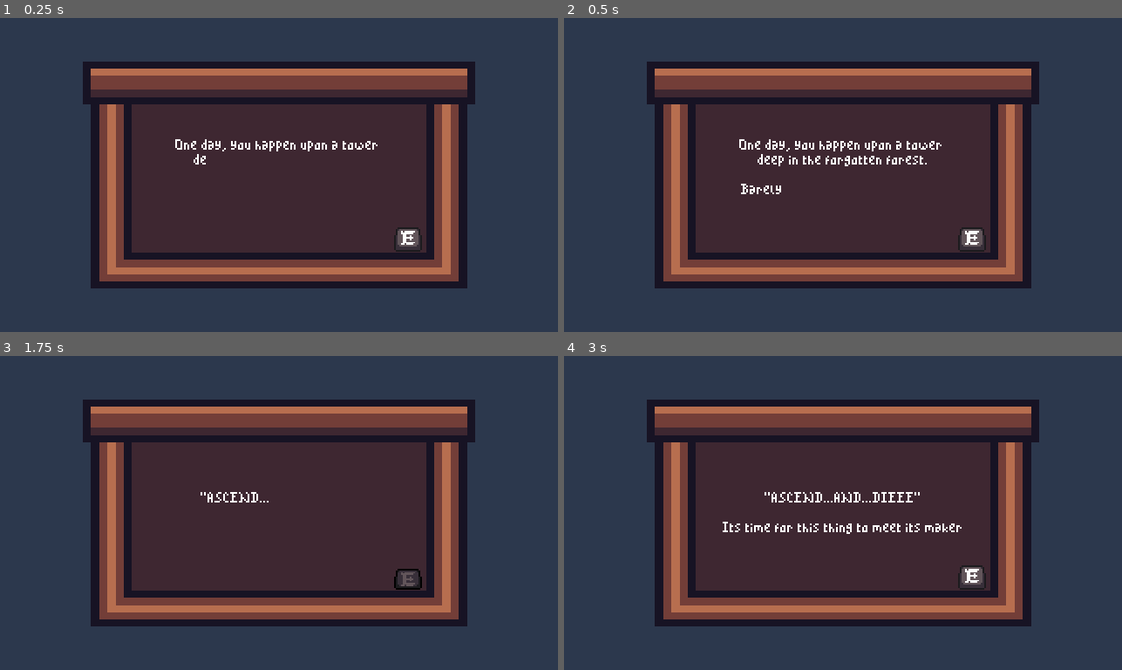
Above: before the commit, frames 1-4 (two rows, left to right).
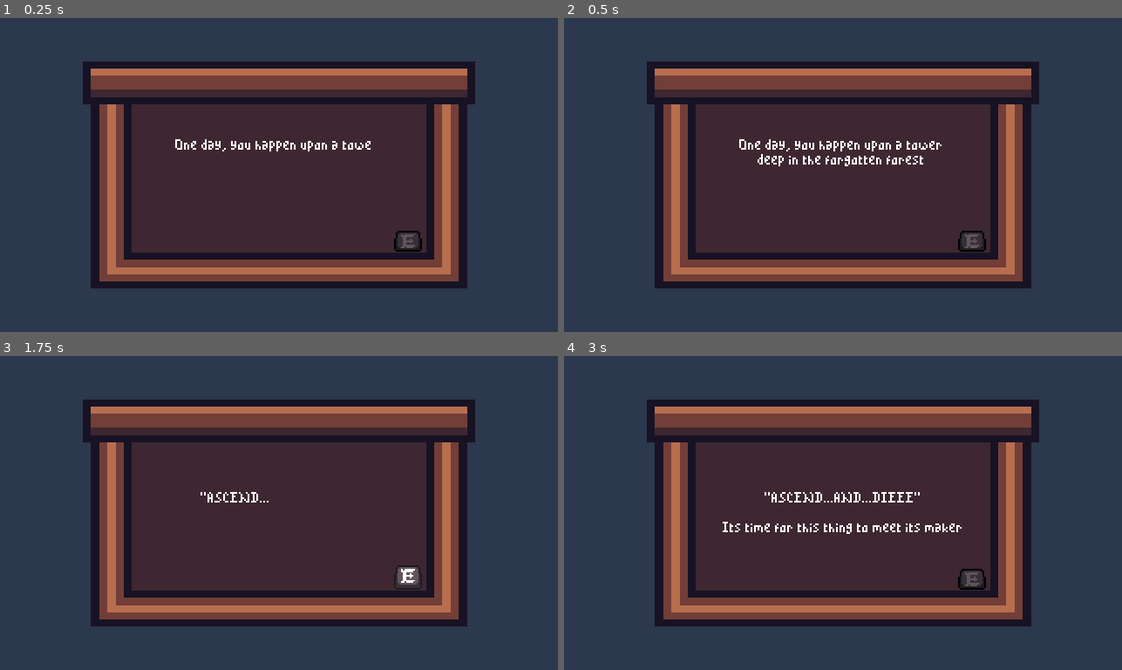
Above: after the commit, the same moments.

Repository: HoustonBass/godot-wild-jam-46
Game: Godot game, scene res://Scenes/UI/Intro.tscn
Two runs of this game, one before a commit and one after it. Both use one fixed random seed, a clock stepped at 60 frames per second and the inputs below.
Inputs (mouse positions are in pixels of both pictures, inside the frame that each line leads up to):
- Up to frame 1 (0.25 s): no input
- Up to frame 2 (0.5 s): no input
- Up to frame 3 (1.75 s): tap Enter (ui_accept) at 0.5, 0.77, 1.52 s; move the mouse to (401, 497) at 0.52 s; hold Right (ui_right) 0.53-1.28 s; move the mouse to (167, 528) at 1.27 s; hold Down (ui_down) from 1.28 s (still down)
- Up to frame 4 (3 s): move the mouse to (898, 443) at 2.02 s; release Down (ui_down) at 2.03 s; hold Right (ui_right) 2.03-2.78 s; move the mouse to (815, 575) at 2.77 s; hold Up (ui_up) from 2.78 s (still down)

The runs differ from the first frame. In frame 1, 0.4% of the frame differs, in the area x 34-76%, y 39-75%; in frame 2, 0.4%, in the area x 31-76%, y 46-75%; in frame 3, 0.3%; in frame 4, 0.3%.

Commit message:
adding music assets

Diff:
--- a/godot/Resources/Tiles/Decorations_large_tiles.tres
+++ b/godot/Resources/Tiles/Decorations_large_tiles.tres
@@ -1,6 +1,4 @@
-[gd_resource type="TileSet" load_steps=11 format=2]
-
-[ext_resource path="res://Assets/Tilesets/16x16 dungeon.png" type="Texture" id=1]
+[gd_resource type="TileSet" load_steps=10 format=2]
 
 [sub_resource type="ConvexPolygonShape2D" id=1]
 points = PoolVector2Array( 16, 24, 0, 24, 0, 0, 16, 0 )
@@ -31,7 +29,6 @@
 
 [resource]
 0/name = "16x16 dungeon ii wall reconfig v04 spritesheet.png 0"
-0/texture = ExtResource( 1 )
 0/tex_offset = Vector2( 0, 0 )
 0/modulate = Color( 1, 1, 1, 1 )
 0/region = Rect2( 160, 128, 48, 32 )
@@ -71,7 +68,6 @@
 } ]
 0/z_index = 0
 1/name = "16x16 dungeon ii wall reconfig v04 spritesheet.png 1"
-1/texture = ExtResource( 1 )
 1/tex_offset = Vector2( 0, 0 )
 1/modulate = Color( 1, 1, 1, 1 )
 1/region = Rect2( 208, 128, 48, 32 )
@@ -111,7 +107,6 @@
 } ]
 1/z_index = 0
 2/name = "16x16 dungeon ii wall reconfig v04 spritesheet.png 2"
-2/texture = ExtResource( 1 )
 2/tex_offset = Vector2( 0, 0 )
 2/modulate = Color( 1, 1, 1, 1 )
 2/region = Rect2( 208, 160, 48, 32 )
@@ -151,7 +146,6 @@
 } ]
 2/z_index = 0
 3/name = "16x16 dungeon ii wall reconfig v04 spritesheet.png 3"
-3/texture = ExtResource( 1 )
 3/tex_offset = Vector2( 0, 0 )
 3/modulate = Color( 1, 1, 1, 1 )
 3/region = Rect2( 208, 96, 16, 32 )
--- a/godot/Resources/Tiles/Decorations_small_tiles.tres
+++ b/godot/Resources/Tiles/Decorations_small_tiles.tres
@@ -1,6 +1,4 @@
-[gd_resource type="TileSet" load_steps=6 format=2]
-
-[ext_resource path="res://Assets/Tilesets/16x16 dungeon.png" type="Texture" id=1]
+[gd_resource type="TileSet" load_steps=5 format=2]
 
 [sub_resource type="ConvexPolygonShape2D" id=3]
 points = PoolVector2Array( 16, 16, 0, 16, 0, 0, 16, 0 )
@@ -16,7 +14,6 @@
 
 [resource]
 2/name = "16x16 dungeon ii wall reconfig v04 spritesheet.png 2"
-2/texture = ExtResource( 1 )
 2/tex_offset = Vector2( 0, 0 )
 2/modulate = Color( 1, 1, 1, 1 )
 2/region = Rect2( 176, 96, 32, 16 )
@@ -50,7 +47,6 @@
 } ]
 2/z_index = 0
 4/name = "Dark Pillar"
-4/texture = ExtResource( 1 )
 4/tex_offset = Vector2( 0, 0 )
 4/modulate = Color( 1, 1, 1, 1 )
 4/region = Rect2( 208, 64, 16, 32 )
@@ -71,7 +67,6 @@
 } ]
 4/z_index = 0
 5/name = "Pillar"
-5/texture = ExtResource( 1 )
 5/tex_offset = Vector2( 0, -32 )
 5/modulate = Color( 1, 1, 1, 1 )
 5/region = Rect2( 224, 64, 16, 48 )
@@ -92,7 +87,6 @@
 } ]
 5/z_index = 0
 6/name = "16x16 dungeon ii wall reconfig v04 spritesheet.png 6"
-6/texture = ExtResource( 1 )
 6/tex_offset = Vector2( 0, -16 )
 6/modulate = Color( 1, 1, 1, 1 )
 6/region = Rect2( 160, 160, 32, 32 )
@@ -106,7 +100,6 @@
 6/shapes = [  ]
 6/z_index = 0
 7/name = "Flags"
-7/texture = ExtResource( 1 )
 7/tex_offset = Vector2( 0, -16 )
 7/modulate = Color( 1, 1, 1, 1 )
 7/region = Rect2( 240, 64, 16, 64 )
--- a/godot/Resources/Tiles/Floor_tiles.tres
+++ b/godot/Resources/Tiles/Floor_tiles.tres
@@ -1,6 +1,4 @@
-[gd_resource type="TileSet" load_steps=11 format=2]
-
-[ext_resource path="res://Assets/Tilesets/16x16 dungeon.png" type="Texture" id=1]
+[gd_resource type="TileSet" load_steps=10 format=2]
 
 [sub_resource type="NavigationPolygon" id=10]
 vertices = PoolVector2Array( 0, 0, 16, 0, 32, 0, 32, 16, 32, 32, 16, 32, 0, 32, 0, 16 )
@@ -40,7 +38,6 @@
 
 [resource]
 4/name = "Floor Tiles"
-4/texture = ExtResource( 1 )
 4/tex_offset = Vector2( 0, 0 )
 4/modulate = Color( 1, 1, 1, 1 )
 4/region = Rect2( 0, 128, 32, 32 )
@@ -63,7 +60,6 @@
 4/shapes = [  ]
 4/z_index = 0
 9/name = "Stairs"
-9/texture = ExtResource( 1 )
 9/tex_offset = Vector2( 0, 0 )
 9/modulate = Color( 1, 1, 1, 1 )
 9/region = Rect2( 80, 128, 64, 16 )
@@ -84,7 +80,6 @@
 9/shapes = [  ]
 9/z_index = 0
 11/name = "Big Tile"
-11/texture = ExtResource( 1 )
 11/tex_offset = Vector2( 0, 0 )
 11/modulate = Color( 1, 1, 1, 1 )
 11/region = Rect2( 32, 128, 32, 32 )
--- a/godot/Resources/Tiles/Interactables_tiles.tres
+++ b/godot/Resources/Tiles/Interactables_tiles.tres
@@ -1,6 +1,5 @@
-[gd_resource type="TileSet" load_steps=7 format=2]
+[gd_resource type="TileSet" load_steps=6 format=2]
 
-[ext_resource path="res://Assets/Tilesets/16x16 dungeon.png" type="Texture" id=1]
 [ext_resource path="res://Assets/Instances/Orbs/orbs.png" type="Texture" id=2]
 
 [sub_resource type="NavigationPolygon" id=1]
@@ -21,7 +20,6 @@
 
 [resource]
 2/name = "Stair_Up_Right"
-2/texture = ExtResource( 1 )
 2/tex_offset = Vector2( 0, 0 )
 2/modulate = Color( 1, 1, 1, 1 )
 2/region = Rect2( 0, 160, 16, 16 )
@@ -36,7 +34,6 @@
 2/shapes = [  ]
 2/z_index = 0
 3/name = "Stair_Up_Left"
-3/texture = ExtResource( 1 )
 3/tex_offset = Vector2( 0, 0 )
 3/modulate = Color( 1, 1, 1, 1 )
 3/region = Rect2( 16, 160, 16, 16 )
@@ -51,7 +48,6 @@
 3/shapes = [  ]
 3/z_index = 0
 4/name = "Stair_Down_Right"
-4/texture = ExtResource( 1 )
 4/tex_offset = Vector2( 0, 0 )
 4/modulate = Color( 1, 1, 1, 1 )
 4/region = Rect2( 0, 176, 16, 16 )
@@ -66,7 +62,6 @@
 4/shapes = [  ]
 4/z_index = 0
 5/name = "Stair_Down_Left"
-5/texture = ExtResource( 1 )
 5/tex_offset = Vector2( 0, 0 )
 5/modulate = Color( 1, 1, 1, 1 )
 5/region = Rect2( 16, 176, 16, 16 )
--- a/godot/Resources/Tiles/Wall_tiles.tres
+++ b/godot/Resources/Tiles/Wall_tiles.tres
@@ -1,6 +1,4 @@
-[gd_resource type="TileSet" load_steps=109 format=2]
-
-[ext_resource path="res://Assets/Tilesets/16x16 dungeon.png" type="Texture" id=1]
+[gd_resource type="TileSet" load_steps=108 format=2]
 
 [sub_resource type="OccluderPolygon2D" id=45]
 polygon = PoolVector2Array( 0, 0, 16, 0, 16, 32, 0, 32 )
@@ -325,7 +323,6 @@
 
 [resource]
 0/name = "Walls"
-0/texture = ExtResource( 1 )
 0/tex_offset = Vector2( 0, 0 )
 0/modulate = Color( 1, 1, 1, 1 )
 0/region = Rect2( 0, 0, 256, 128 )
--- a/godot/Scenes/Levels/Tower/Level_0.tscn
+++ b/godot/Scenes/Levels/Tower/Level_0.tscn
@@ -17,7 +17,6 @@
 script = ExtResource( 6 )
 
 [node name="Darkness" parent="." instance=ExtResource( 12 )]
-visible = false
 
 [node name="YSort" type="YSort" parent="."]
 
--- a/godot/Scenes/UI/Intro.tscn
+++ b/godot/Scenes/UI/Intro.tscn
@@ -252,8 +252,8 @@
 text = "One day, you happen upon a tower
 deep in the forgotten forest.
 
-Barely fifteen feet tall, you know
-you will make quick work of this adventure"
+You feel the presence of an
+dark magic beconing you to enter"
 align = 1
 valign = 1
 
@@ -312,6 +312,7 @@
 position = Vector2( 468, 253 )
 scale = Vector2( 2, 1.8125 )
 frames = SubResource( 17 )
+frame = 1
 playing = true
 
 [node name="Camera2D" type="Camera2D" parent="."]
Binary file added: godot/Assets/Instances/Enemies/wizard/Dark wizard.png
Not shown, added: godot/Assets/Instances/Enemies/wizard/Dark wizard.png.import
Not shown, added: godot/Assets/Music/Explore/(End) Exploring The Unknown.wav.import
Not shown, added: godot/Assets/Music/Explore/(Intro) Exploring The Unknown.wav.import
Not shown, added: godot/Assets/Music/Explore/(Loop) Exploring The Unknown.wav.import
Not shown, added: godot/Assets/Music/Final Battle/(End) Decisive Battle.wav.import
Not shown, added: godot/Assets/Music/Final Battle/(Loop) Decisive Battle.wav.import
Not shown, added: godot/Assets/Music/Intro/(Intro) And The Journey Begins.wav.import
Not shown, added: godot/Assets/Music/Intro/(Loop) And The Journey Begins.wav.import
Not shown, added: godot/Assets/SFX/Hurt sound - Hitsound 2.mp3.import
Not shown, added: godot/Assets/SFX/Orb gain - Level Up.mp3.import
Not shown, added: godot/Assets/SFX/Orb lose - Death Sound 2.mp3.import
(and 73 more such lines)
